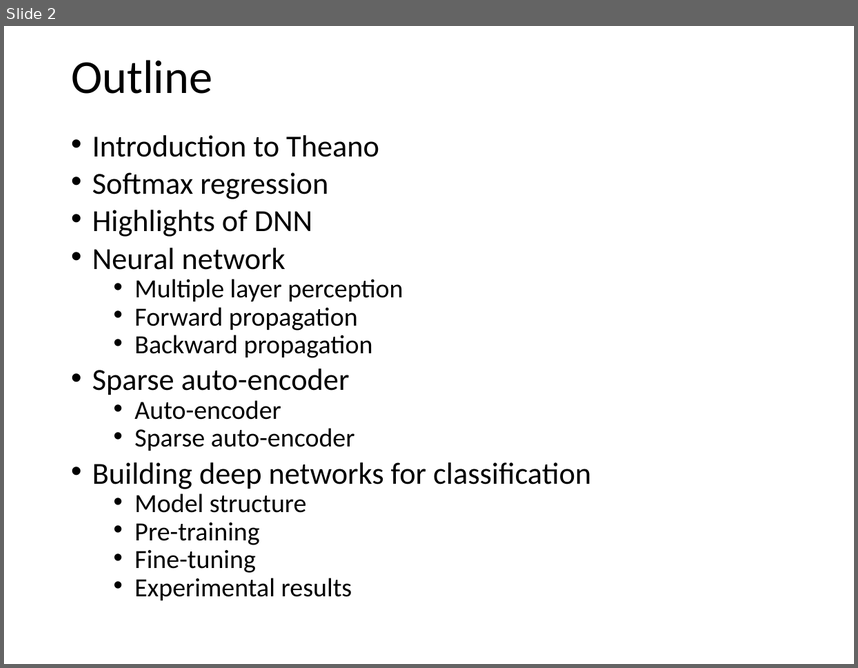
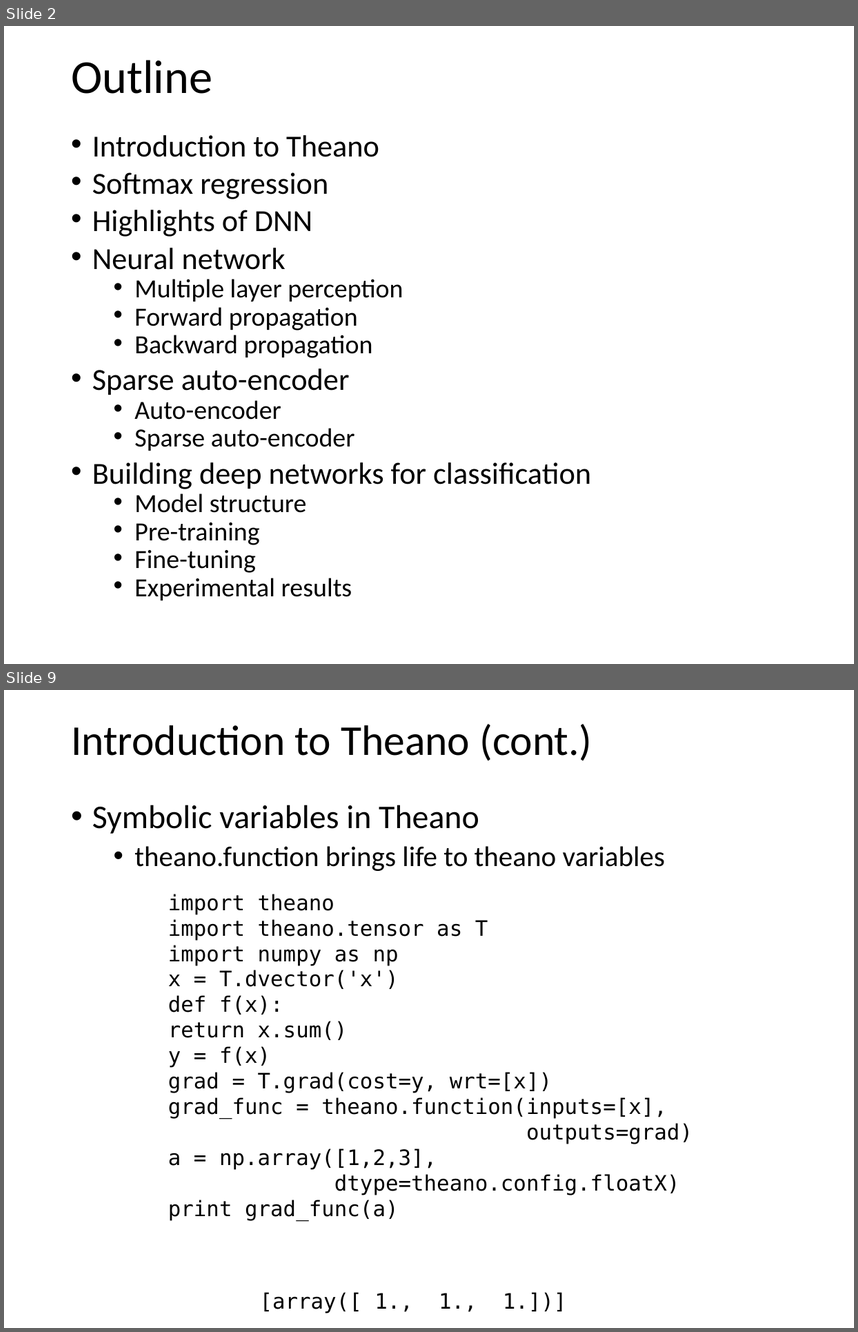
Before and after one commit to taiqing/workshop_dnn, a slide deck: workshop_talk_dnn.pptx. Shown one above the other, each under a label of ours: slide 2 before the commit, slides 2 and 9 after it; the slides between them are not shown. The pictures are 858x668 and 858x1332 pixels, drawn with LibreOffice and Linux fonts; fonts in the diff are those of the drawing. Boxes give left, top, right and bottom in pixels: in the first picture for what was removed or moved away, otherwise in the second. Text is boxed around its words. In the diff, an @@ line names an element or a change of style, - is before the commit and + after.

```diff
--- a/workshop_talk_dnn.pptx
+++ b/workshop_talk_dnn.pptx
@@ slide 9 added at [4,690,854,1328], background #FFFFFF @@
@@ title added at [71,724,592,761], 36 pt, text #000000 @@
+Introduction to Theano (cont.)
@@ text added at [92,805,665,871], 24 pt, text #000000 @@
+• Symbolic variables in Theano
+  • theano.function brings life to theano variables
@@ text added at [168,894,693,1221], 18 pt, text #000000 @@
+import theano
+import theano.tensor as T
+import numpy as np
+x = T.dvector('x')
+def f(x):
+return x.sum()
+y = f(x)
+grad = T.grad(cost=y, wrt=[x])
+grad_func = theano.function(inputs=[x],
+outputs=grad)
+a = np.array([1,2,3],
+dtype=theano.config.floatX)
+print grad_func(a)
@@ text added at [260,1292,567,1313], 18 pt, text #000000 @@
+[array([ 1., 1., 1.])]
```
Also in this commit, not shown: 7 other slides added, 4 other files.
